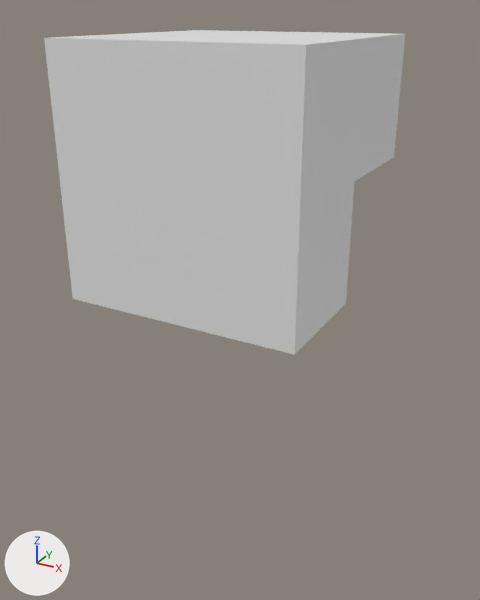
A saved change to the FBX model Assets/Models/room3.fbx.
Rendered twice from a camera (50 mm lens) standing at (13.1, -23.7, 6.0) and looking at (-0.6, 1.4, -6.6). Lighting does not change. The marker at lower left points along +X, +Y and +Z. Where no turn or scale is listed for an object, it has been applied to the vertices.
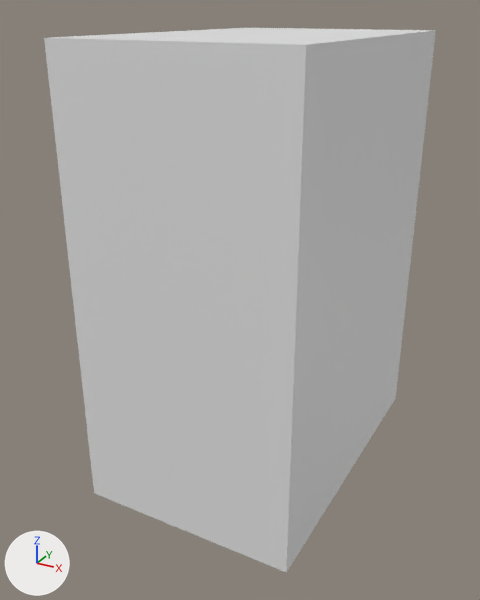
The newer file is also rescaled (x0.4), turned or shifted as a whole; pictures and numbers use the older file's frame.

What differs and where, as boxes [x1, y1, x2, y2] in the pictures (480 x 600 px; the box of a moved part takes in the faces that stretch with it):
'Cube.011', added: after [73, 299, 295, 573]
'Cube.002', reshaped (not visible before): after [295, 30, 436, 354]
'Cube.010', added: after [287, 236, 413, 571]
'Cube.006', reshaped (not visible before): after [49, 28, 435, 45]
part 1 of me_cube_003, moved or reshaped (not visible afterwards): before [72, 296, 295, 355]
part 3 of me_cube_004, cut back: before [201, 30, 399, 36]; after [72, 296, 295, 355]
part 5 of me_cube_001, cut back: before [295, 34, 405, 354]

The change, as a list of edits to the scene's bpy script:
```text
Change me_cube_003:
    where me_cube_003.from_pydata(...)  # 4 vertices, 2 faces; spans x -5.0..5.0, y -5.0, z -5.0..5.0
    verts and faces of me_cube_003; kept vertices keep their numbers, new ones are numbered from 4
    me_cube_003 part 1
    add delete_vertices([0, 1])  # with the faces that use them
    add verts[4] = (-5.0, 10.0, -5.0)
    add verts[5] = (-5.0, 5.0, -5.0)
    add verts[6] = (-5.0, 0.0, -5.0)
    add for new, old in zip([7, 8, 9], [4, 5, 6]): verts[new] = verts[old] + (0.0, 0.0, 10.0)
    add faces += [(4, 7, 8, 5), (2, 3, 6, 9), (5, 8, 9, 6)]
Change me_cube_001:
    where me_cube_001.from_pydata(...)  # 6 vertices, 4 faces; spans x 5.0, y -5.0..5.0, z -5.0..5.0
    verts and faces of me_cube_001; kept vertices keep their numbers, new ones are numbered from 6
    me_cube_001 part 5
    add delete_vertices([*range(0, 6)])  # with the faces that use them
    add verts[6] = (-5.0, 5.0, -6.0)
    add verts[7] = (-5.0, 0.0, -6.0)
    add verts[8] = (5.0, 0.0, -6.0)  # pixel (344, 325)
    add verts[9] = (5.0, 5.0, -6.0)  # pixel (382, 284)
    add faces += [(6, 7, 8, 9)]
Change me_cube_002:
    where me_cube_002.from_pydata(...)  # 6 vertices, 4 faces; spans x -5.0, y -5.0..5.0, z -5.0..5.0
    verts and faces of me_cube_002; kept vertices keep their numbers, new ones are numbered from 6
    me_cube_002 part 2
    add delete_vertices([*range(0, 6)])  # with the faces that use them
    add verts[6] = (5.0, 10.0, -5.0)  # pixel (413, 235)
    add verts[7] = (5.0, -5.0, -5.0)  # pixel (294, 354)
    add verts[8] = (5.0, 0.0, -5.0)  # pixel (345, 303)
    add verts[9] = (5.0, 5.0, -5.0)  # pixel (384, 265)
    add for new, old in zip([*range(10, 14)], [*range(6, 10)]): verts[new] = verts[old] + (0.0, 0.0, 10.0)
    add faces += [(7, 11, 12, 8), (6, 9, 13, 10), (8, 12, 13, 9)]
Change me_cube_006:
    where me_cube_006.from_pydata(...)  # 4 vertices, 2 faces; spans x -5.0..5.0, y 0.0..5.0, z 0.0
    verts and faces of me_cube_006; kept vertices keep their numbers, new ones are numbered from 4
    me_cube_006 part 4
    add delete_vertices([*range(0, 4)])  # with the faces that use them
    add verts[4] = (-5.0, 10.0, 5.0)  # pixel (246, 27)
    add verts[5] = (-5.0, -5.0, 5.0)  # pixel (44, 37)
    add verts[6] = (-5.0, 0.0, 5.0)  # pixel (131, 33)
    add verts[7] = (-5.0, 5.0, 5.0)  # pixel (196, 30)
    add for new, old in zip([*range(8, 12)], [*range(4, 8)]): verts[new] = verts[old] + (10.0, 0.0, 0.0)
    add faces += [(5, 6, 10, 9), (4, 8, 11, 7), (6, 7, 11, 10)]
Change me_cube_004:
    where me_cube_004.from_pydata(...)  # 4 vertices, 2 faces; spans x -5.0..5.0, y -5.0..5.0, z 5.0
    verts and faces of me_cube_004; kept vertices keep their numbers, new ones are numbered from 4
    me_cube_004 part 3
    add delete_vertices([0, 2])  # with the faces that use them
    add verts[4] = (5.0, -5.0, -5.0)  # pixel (294, 354)
    add verts[5] = (-5.0, -5.0, -5.0)  # pixel (72, 298)
    add faces += [(1, 4, 5, 3)]
Add me_cube_010:
    me_cube_010.from_pydata([(5.0, 7.5, 0.1), (5.0, -7.5, 0.1), (5.0, -2.5, 0.1), (5.0, 2.5, 0.1), (5.0, -2.5, -0.9), (5.0, 2.5, -0.9), (5.0, 7.5, -9.9), (5.0, -7.5, -9.9), (5.0, -2.5, -9.9), (5.0, 2.5, -9.9)], [], [(4, 2, 3, 5), (0, 6, 9, 5, 3), (1, 2, 4, 8, 7), (9, 8, 4, 5)])
    me_cube_010.materials.append(mat_material)  # white #e7e7e7
Add me_cube_011:
    me_cube_011.from_pydata([(5.0, -7.5, 0.07), (-5.0, -7.5, 0.07), (5.0, -7.5, -9.93), (-5.0, -7.5, -9.93)], [], [(0, 2, 3, 1)])
    me_cube_011.materials.append(mat_material)  # white #e7e7e7
Add ob_cube_010:
    ob_cube_010 = bpy.data.objects.new('Cube.010', me_cube_010)
    ob_cube_010.location = (0.0, 2.5, -5.07)
Add ob_cube_011:
    ob_cube_011 = bpy.data.objects.new('Cube.011', me_cube_011)
    ob_cube_011.location = (0.0, 2.5, -5.07)
```
